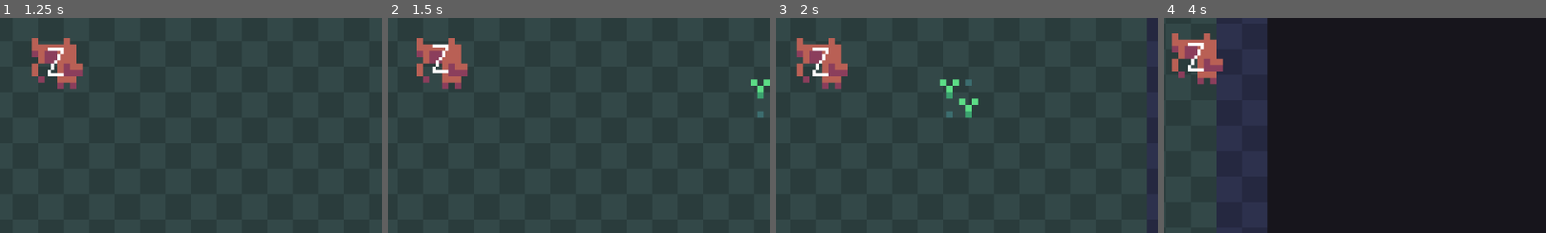
Above: before the commit, frames 1-4 (left to right).
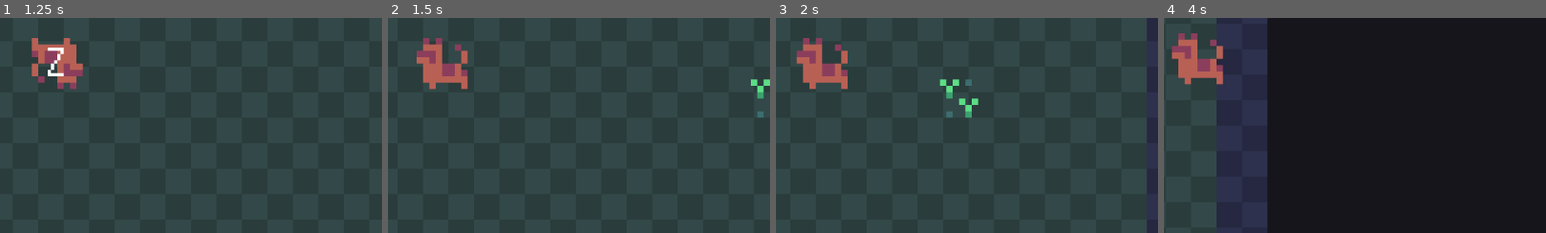
Above: after the commit, the same moments.

Repository: colinbellino/ai-and-games-2022
Game: Godot game, scene res://media/scenes/main.tscn
The game is run twice, just before and just after one commit, with the same random seed, the same clock (stepped at 60 frames per second) and the same inputs.
Inputs (mouse positions are % of the whole screen's width and height, from its top left):
- Up to frame 1 (1.25 s): click "Start" at 0.5 s
- Up to frame 2 (1.5 s): move the mouse to (22, 53) at 1.27 s; press the mouse at (22, 53) at 1.28 s; hold D (move_right) from 1.28 s (still down)
- Up to frame 3 (2 s): keep holding D (move_right)
- Up to frame 4 (4 s): move the mouse to (39, 61) at 2.02 s; release D (move_right) at 2.03 s; release the mouse at (39, 61) at 2.03 s; hold S (move_down) 2.03-2.78 s; click (39, 61) at 2.1 s; move the mouse to (60, 28) at 2.77 s; press the mouse at (60, 28) at 2.78 s; hold D (move_right) 2.78-3.53 s; move the mouse to (45, 70) at 3.52 s; release the mouse at (45, 70) at 3.53 s; hold Z (move_up) from 3.53 s (still down); click (45, 70) at 3.6 s
The pictures show only the part of the screen within x 15-65%, y 42-92%; the shares and areas given below are measured in that part.

Frame 1 is identical in both runs. In frame 2, 2.1% of the frame differs, in the area x 7-21%, y 9-34%; in frame 3, 2.1%; in frame 4, 2.2%, in the area x 2-16%, y 7-32%.

Commit message:
Wake up the creature on interact

Diff:
--- a/project.godot
+++ b/project.godot
@@ -58,6 +58,11 @@
 "class": "TitleUI",
 "language": "GDScript",
 "path": "res://src/TitleUI.gd"
+}, {
+"base": "Node",
+"class": "WakeUp",
+"language": "GDScript",
+"path": "res://src/entities/WakeUp.gd"
 } ]
 _global_script_class_icons={
 "Entity": "",
@@ -69,7 +74,8 @@
 "MouseArea2D": "",
 "Save": "",
 "SettingsUI": "",
-"TitleUI": ""
+"TitleUI": "",
+"WakeUp": ""
 }
 
 [application]
--- a/src/Game.gd
+++ b/src/Game.gd
@@ -116,12 +116,19 @@
         var identifier : String = entity.get_meta("__identifier")
         var iid : String = entity.get_meta("iid")
         entity.name = "%s (%s)" % [identifier, iid]
-        # print("entity: ", [entity, entity.get_meta_list()])
+        print("entity: ", [entity, entity.get_meta_list()])
 
         var sprite_string : String = entity.get_meta("Sprite")
         # match sprite_string:
         #     "Creature": print("CREATURE!")
         #     "Plant": print("PLANT!")
+
+        if entity.has_meta("WakeUp"):
+            var wake_up = entity.get_meta("WakeUp")
+            if wake_up == true:
+                var behaviour := WakeUp.new()
+                behaviour.name = "WakeUp"
+                entity.add_child(behaviour)
 
         var anim_path := "res://media/animations/entities/%s.tres" % [sprite_string]
         if ResourceLoader.exists(anim_path) == false:
--- a/src/entities/Entity.gd
+++ b/src/entities/Entity.gd
@@ -11,20 +11,17 @@
 signal area_entered(area)
 signal area_exited(area)
 
-func _ready() -> void:
-    pass
-
 func _process(_delta: float):
     if _state == Enums.EntityStates.Idle:
         if _state_entered == false:
             _state_entered = true
-            print("[ENTITY] %s doing nuffin (idle)" % [name])
+            # print("[ENTITY] %s doing nuffin (idle)" % [name])
             sprite_body.play("idle")
 
     if _state == Enums.EntityStates.Asleep:
         if _state_entered == false:
             _state_entered = true
-            print("[ENTITY] %s fell asleep" % [name])
+            # print("[ENTITY] %s fell asleep" % [name])
             sprite_body.play("fall_asleep")
             yield(sprite_body, "animation_finished")
             sprite_body.play("asleep")
--- a/src/entities/EntityArea2D.gd
+++ b/src/entities/EntityArea2D.gd
@@ -11,20 +11,16 @@
 var _entities : Array = []
 
 func _ready() -> void:
-	var _result = connect("area_entered", self, "_entity_entered")
-	_result = connect("area_exited", self, "_entity_exited")
+    var _result = connect("area_entered", self, "_entity_entered")
+    _result = connect("area_exited", self, "_entity_exited")
 
 func _entity_entered(area: Area2D) -> void:
-	if not _entities.has(area):
-		parent.area_entered(area)
-		_entities.append(area)
+    if not _entities.has(area):
+        parent.area_entered(area)
+        _entities.append(area)
 
 func _entity_exited(area: Area2D) -> void:
-	var entity_found = _entities.find(area)
-	if entity_found != -1:
-		parent.area_exited(area)
-		_entities.remove(entity_found)
-
-
-func _interacted(area: EntityArea2D):
-	parent.interacted(area)
+    var entity_found = _entities.find(area)
+    if entity_found != -1:
+        parent.area_exited(area)
+        _entities.remove(entity_found)
--- /dev/null
+++ b/src/entities/WakeUp.gd
@@ -0,0 +1,10 @@
+class_name WakeUp extends Node
+
+onready var entity : Entity = get_parent()
+
+func _ready() -> void:
+    var _result = entity.connect("interacted", self, "entity_interacted")
+
+func entity_interacted() -> void:
+    print("[WAKE_UP] %s waking up" % [name])
+    entity.change_state(Enums.EntityStates.Idle)
Not shown, changed: media/maps/world_0.ldtk
